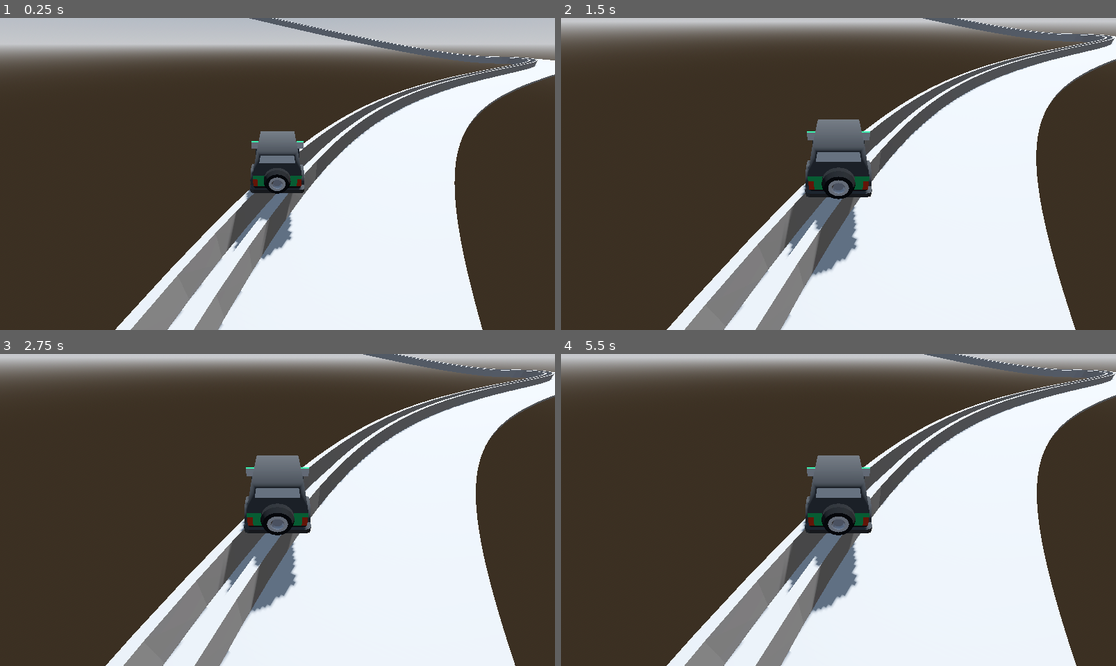
Above: before the commit, frames 1-4 (two rows, left to right).
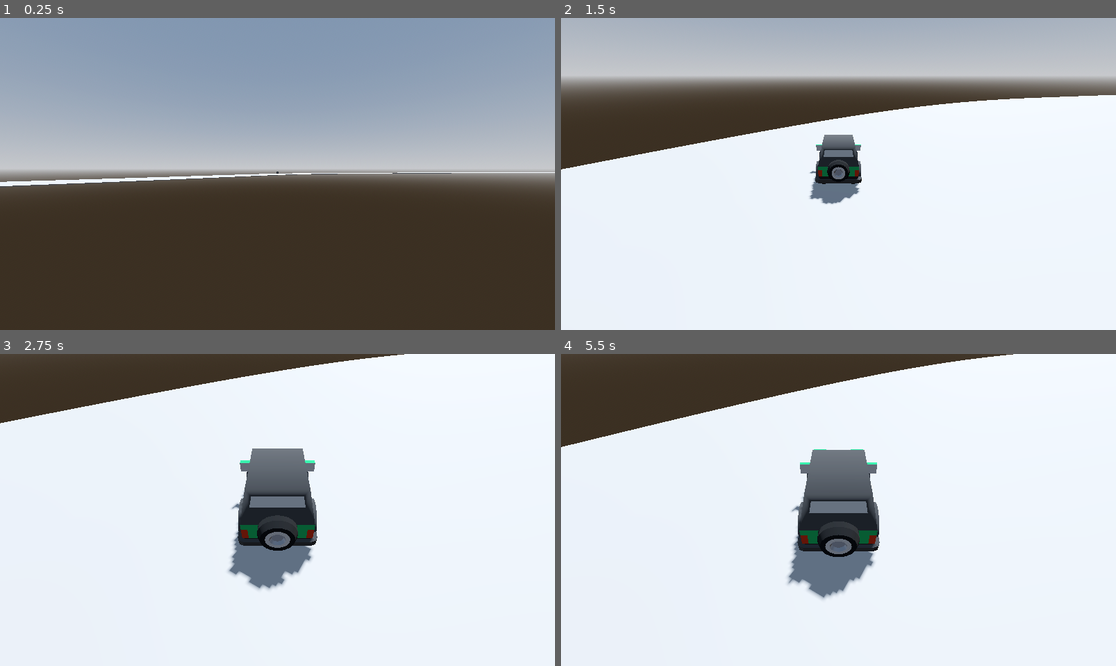
Above: after the commit, the same moments.

Repository: VriskaSekret/car_game
Game: Godot game, scene res://test_scene.tscn
Same seed, same stepped clock (60 frames per second), same inputs: the game is played once before the commit and once after it.
Inputs:
- Up to frame 1 (0.25 s): no input
- Up to frame 2 (1.5 s): hold D (steer_right) 0.53-1.28 s; hold S (brake) from 1.28 s (still down)
- Up to frame 3 (2.75 s): release S (brake) at 2.03 s; hold D (steer_right) from 2.03 s (still down)
- Up to frame 4 (5.5 s): release D (steer_right) at 2.78 s; hold W (accelerate) 2.78-3.53 s; hold A (steer_left) 3.53-5.03 s; hold S (brake) from 5.03 s (still down)

The runs differ from the first frame. In frame 1, 77% of the frame differs, in the area x 0-100%, y 0-100%; in frame 2, 62%; in frame 3, 65%; in frame 4, 63%.

Commit message:
good testing

Diff:
--- a/project.godot
+++ b/project.godot
@@ -40,3 +40,7 @@
 "events": [Object(InputEventKey,"resource_local_to_scene":false,"resource_name":"","device":-1,"window_id":0,"alt_press …(192 unchanged characters)…
 ]
 }
+
+[physics]
+
+3d/physics_engine="Jolt Physics"
--- a/test_scene.tscn
+++ b/test_scene.tscn
@@ -34,10 +34,10 @@
 [sub_resource type="Curve3D" id="Curve3D_uhqqe"]
 closed = true
 _data = {
-"points": PackedVector3Array(25.0205, 0, 21.7763, -25.0205, 0, -21.7763, 96.664, -11.5402, 7.10148, -9.38312, 0, 26.7697, 9.38312, 0, -26.7697, -7.88136, -1.13407, -27.717, 15.7989, 0, 5.99489, -15.7989, 0, -5.99489, 35.5652, 0, -72.4219, 12.878, 0, -9.97947, -12.878, 0, 9.97947, -67.5224, 18.5302, -93.1304, -0.193321, 0, -22.7995, 0.193321, 0, 22.7995, -91.6307, 0, -21.0404, -19.3915, 0, -16.5213, 19.3915, 0, 16.5213, -69.4804, -8.20654, 31.5902, 0.555639, 0, -30.5591, -0.555639, 0, 30.5591, -8.79904, 8.16074, 66.7543, -10.7517, 0, -27.156, 10.7517, 0, 27.156, -37.2267, 0, 111.536, 0, 0, 0, 0, 0, 0, 4.50465, -19.5019, 131.339, 0, 0, 0, 0, 0, 0, 75.7078, -4.72199, 113.439, -4.08147, 0, 23.9638, 4.08147, 0, -23.9638, 119.908, 0, 59.4919),
-"tilts": PackedFloat32Array(0, 0, 0, 0, 0, 0, 0, 0, 0, 0, 0)
+"points": PackedVector3Array(-58.55, 0, 17.6145, 58.55, 0, -17.6145, 23.0012, 0, -288.103, -117.925, 0, -98.6394, 117.925, 0, 98.6394, 412.123, 0, -257.185, 37.5403, 0, -108.029, -37.5403, 0, 108.029, 517.98, 0, 84.9684, 79.4135, 0, -136.949, -79.4135, 0, 136.949, 346.831, 0, 211.946, 254.877, 0, -52.6131, -254.877, 0, 52.6131, -22.6398, 0, 445.077, 42.1294, 0, 74.3343, -42.1294, 0, -74.3343, -252.352, 0, 280.555, -21.7957, 0, 90.5539, 21.7957, 0, -90.5539, -276.775, 0, 21.6053, -71.0933, 0, 29.6349, 71.0933, 0, -29.6349, -113.976, 0, -160.779),
+"tilts": PackedFloat32Array(0, 0, 0, 0, 0, 0, 0, 0)
 }
-point_count = 11
+point_count = 8
 
 [node name="TestScene" type="Node3D"]
 
@@ -55,6 +55,7 @@
 target = NodePath("../Car/CarMesh")
 
 [node name="Car" parent="." instance=ExtResource("3_jaglt")]
+transform = Transform3D(1, 0, 0, 0, 1, 0, 0, 0, 1, 0, 1.70521, -230.383)
 
 [node name="Path3D" type="Path3D" parent="."]
 transform = Transform3D(1, 0, 0, 0, 1, 0, 0, 0, 1, 2.65138, 0, 16.1946)
@@ -62,22 +63,7 @@
 
 [node name="CSGPolygon3D" type="CSGPolygon3D" parent="Path3D"]
 use_collision = true
-polygon = PackedVector2Array(0, 0, 0, 0.2, 5, 0.2, 5, 0)
-mode = 2
-path_node = NodePath("..")
-path_interval_type = 0
-path_interval = 0.1
-path_simplify_angle = 0.0
-path_rotation = 2
-path_rotation_accurate = false
-path_local = false
-path_continuous_u = true
-path_u_distance = 1.0
-path_joined = true
-
-[node name="CSGPolygon3D2" type="CSGPolygon3D" parent="Path3D"]
-use_collision = true
-polygon = PackedVector2Array(0, 0, 0, 1, 0.2, 1, 0.2, 0)
+polygon = PackedVector2Array(0, 0, 0, 0.2, 20, 0.2, 20, 0)
 mode = 2
 path_node = NodePath("..")
 path_interval_type = 0
@@ -88,22 +74,11 @@
 path_local = false
 path_continuous_u = true
 path_u_distance = 1.0
-path_joined = false
+path_joined = true
 
-[node name="CSGPolygon3D3" type="CSGPolygon3D" parent="Path3D"]
-use_collision = true
-polygon = PackedVector2Array(0.8, 0, 0.8, 1, 1, 1, 1, 0)
-mode = 2
-path_node = NodePath("..")
-path_interval_type = 0
-path_interval = 1.0
-path_simplify_angle = 0.0
-path_rotation = 2
-path_rotation_accurate = false
-path_local = false
-path_continuous_u = true
-path_u_distance = 1.0
-path_joined = false
+[node name="PathFollow3D" type="PathFollow3D" parent="Path3D"]
+transform = Transform3D(0.818415, 0, -0.57462, 0, 1, 0, 0.57462, 0, 0.818415, -44.2454, 0, -223.992)
+progress = 2435.6
 
 [editable path="Car"]
 [editable path="Car/CarMesh"]
